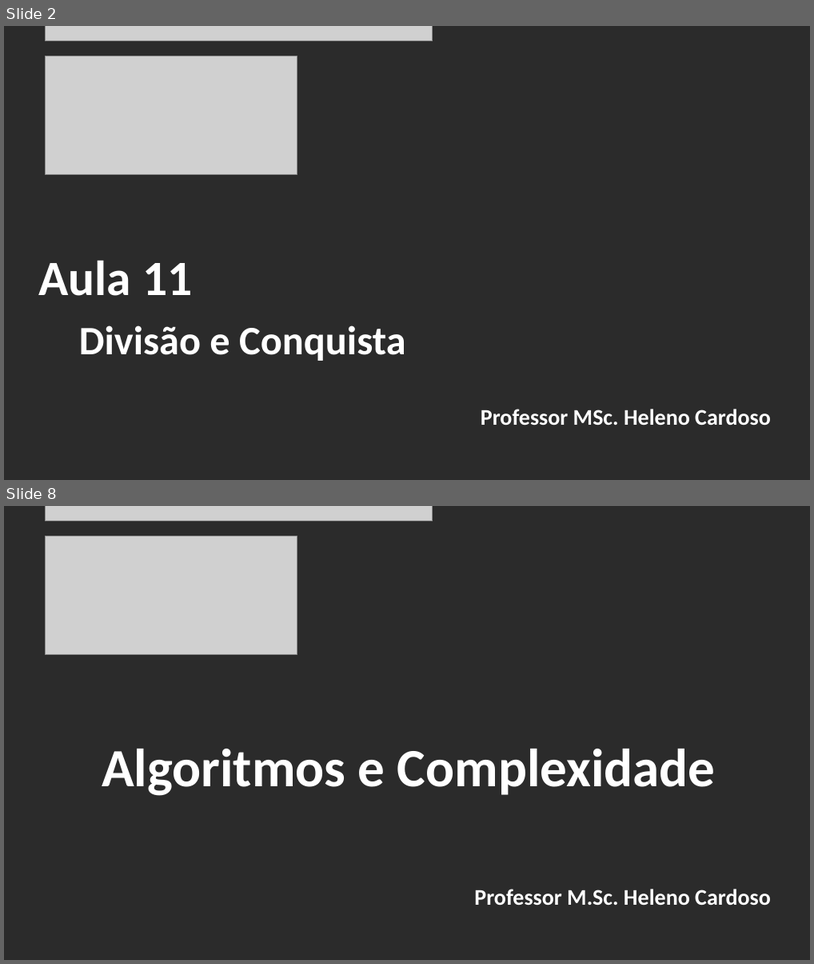
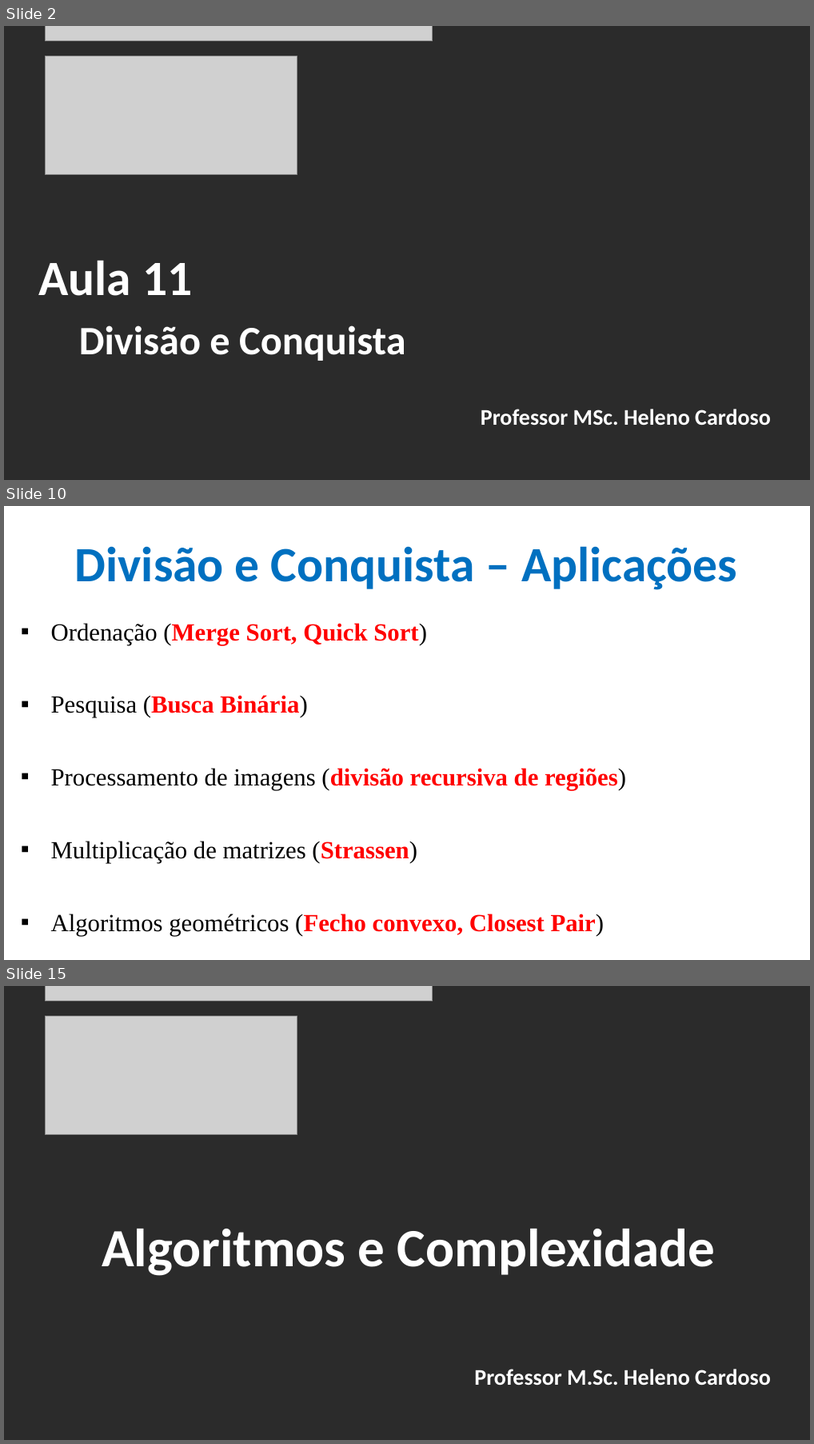
Before and after one commit to CloudEducationBrazil/WydenAlgoritmosEComplexidade, a slide deck: 01 Classes/Aula 11 - Algoritmos e Complexidade - Divisão e Conquista.pptx. Shown one above the other, each under a label of ours: slides 2 and 8 before the commit, slides 2, 10 and 15 after it; the slides between them are not shown. The pictures are 814x964 and 814x1444 pixels, drawn with LibreOffice and Linux fonts; fonts in the diff are those of the drawing; grey boxes stand for pictures; background and template pictures are left out; a plain dark background stands for a picture behind light text. Boxes give left, top, right and bottom in pixels: in the first picture for what was removed or moved away, otherwise in the second. Text is boxed around its words. In the diff, an @@ line names an element or a change of style, - is before the commit and + after.

Commit message:
Alg e Compl - Alg Gulosos e Divisão e Conquista 21102025

```diff
--- a/01 Classes/Aula 11 - Algoritmos e Complexidade - Divisão e Conquista.pptx
+++ b/01 Classes/Aula 11 - Algoritmos e Complexidade - Divisão e Conquista.pptx
@@ slide 10 added at bbox=[4, 506, 810, 960], background picture (left out) @@
@@ title added at bbox=[75, 546, 738, 590], 44 pt, text #0070C0, bold @@
+Divisão e Conquista – Aplicações
@@ text added at bbox=[51, 623, 626, 936], 22 pt, text #000000 @@
+▪ Ordenação (Merge Sort, Quick Sort)
+▪ Pesquisa (Busca Binária)
+▪ Processamento de imagens (divisão recursiva de regiões)
+▪ Multiplicação de matrizes (Strassen)
+▪ Algoritmos geométricos (Fecho convexo, Closest Pair)
@@ what was slide 8 is now slide 15 @@
```
Also in this commit, not shown: 4 slides changed, 7 other slides added, 1 slide removed, 21 other files.
